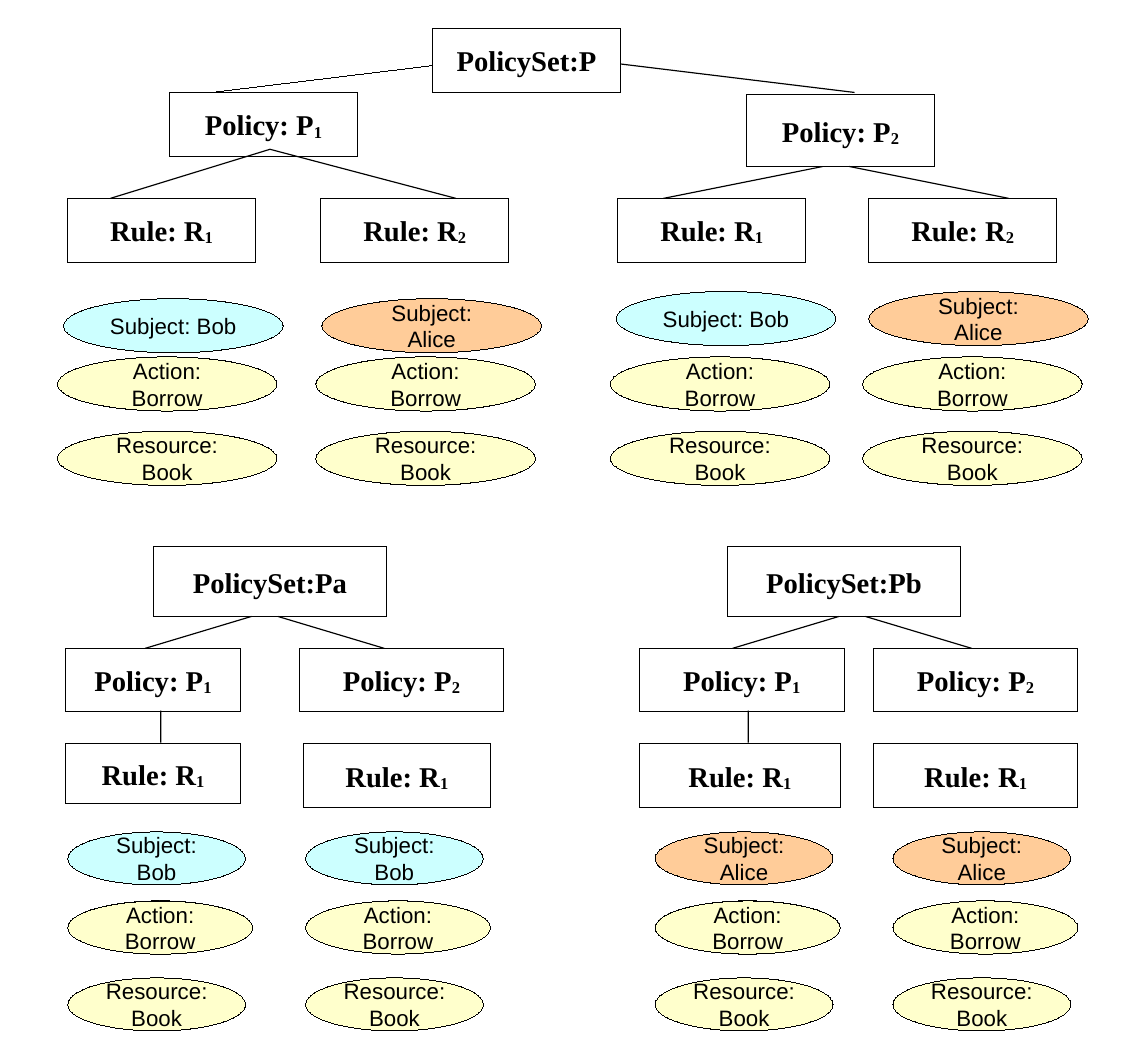
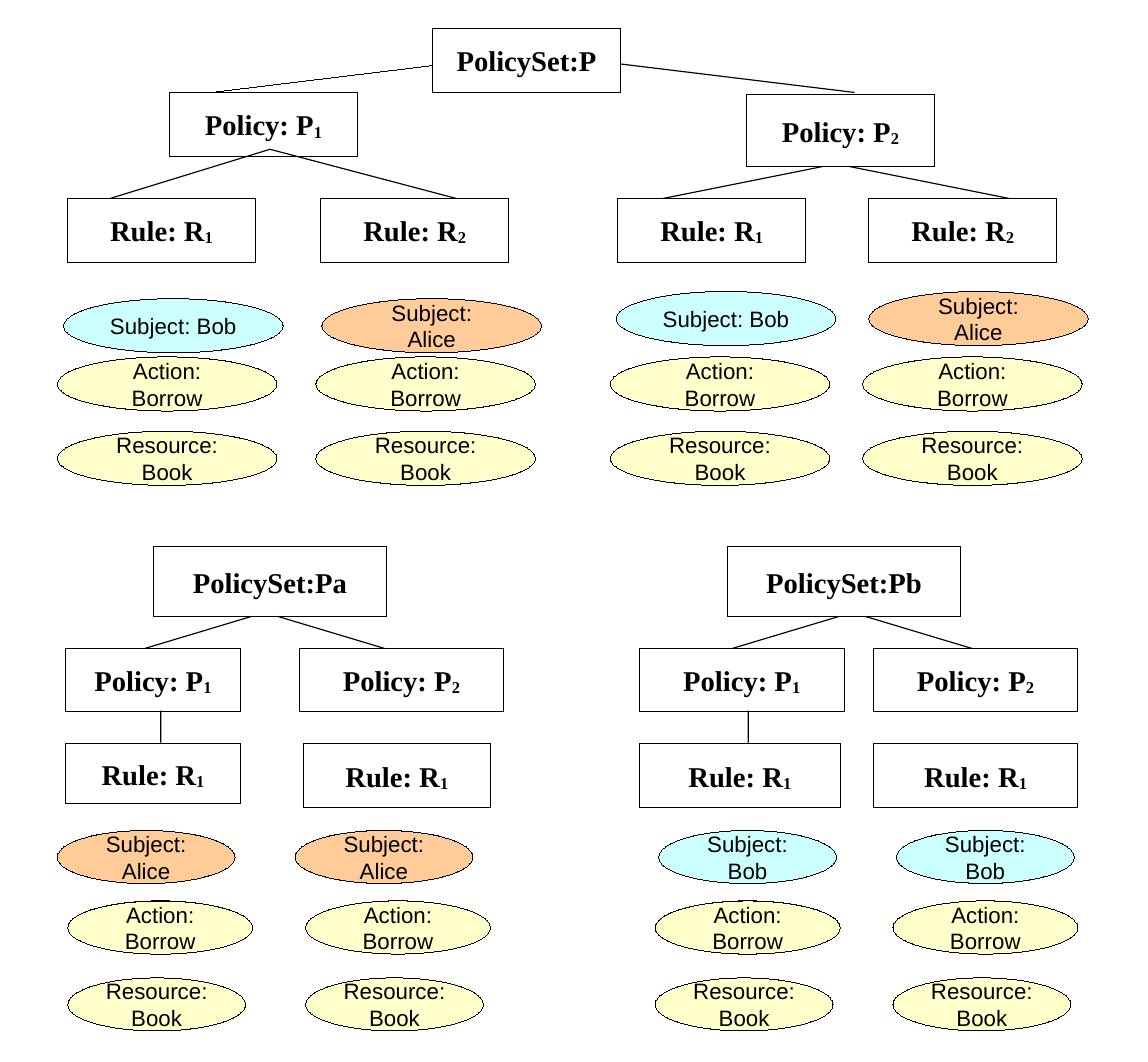
Before and after one commit to wsgan001/icpe-2012, a slide deck: slide 1 of splitting.odp. Drawn at 1148x1062 pixels with LibreOffice and Linux fonts; fonts in the diff are those of the drawing. Boxes give left, top, right and bottom in pixels: in the first picture for what was removed or moved away, otherwise in the second. Text is boxed around its words. In the diff, an @@ line names an element or a change of style, - is before the commit and + after.

```diff
--- a/splitting.odp
+++ b/splitting.odp
@@ ellipse "Subject: Alice": place and size @@
-ellipse "Subject: Alice" at box(655, 832, 833, 884)
+ellipse "Subject: Alice" at box(57, 831, 235, 883)
@@ ellipse "Subject: Alice": place and size @@
-ellipse "Subject: Alice" at box(893, 832, 1070, 884)
+ellipse "Subject: Alice" at box(296, 831, 473, 883)
@@ ellipse "Subject: Bob": place and size @@
-ellipse "Subject: Bob" at box(68, 832, 245, 884)
+ellipse "Subject: Bob" at box(659, 831, 836, 883)
@@ ellipse "Subject: Bob": place and size @@
-ellipse "Subject: Bob" at box(306, 832, 483, 884)
+ellipse "Subject: Bob" at box(897, 831, 1075, 883)
```
Also in this commit, not shown: 9 other files.
